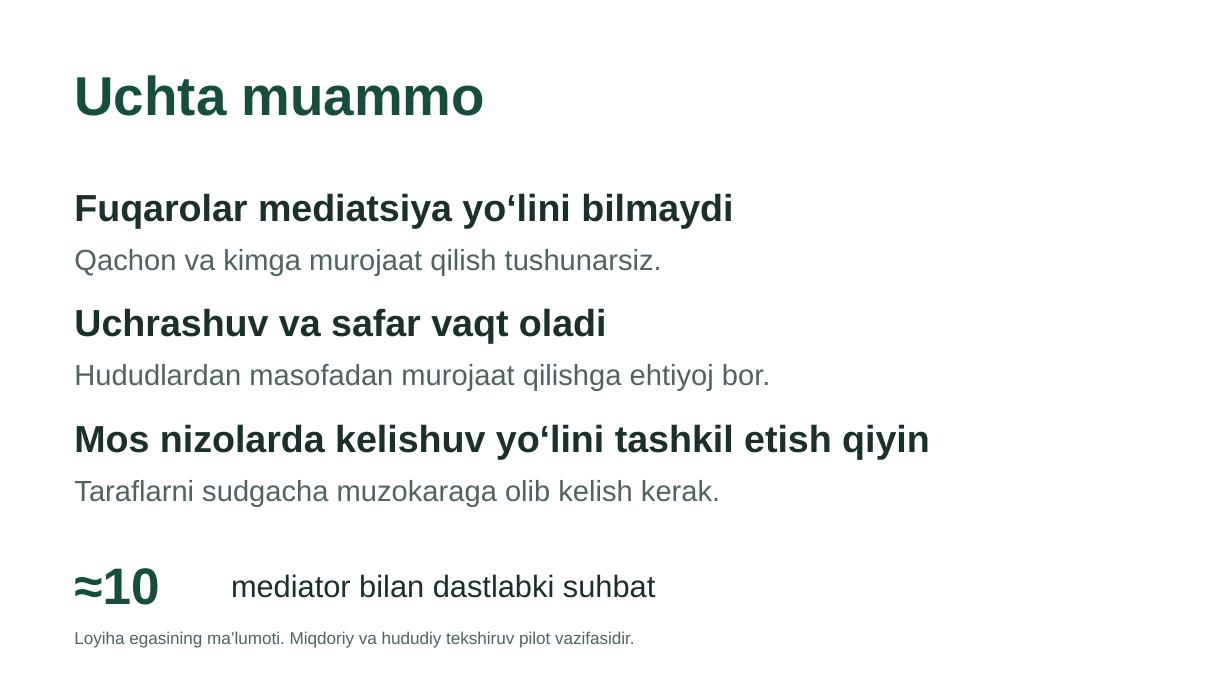
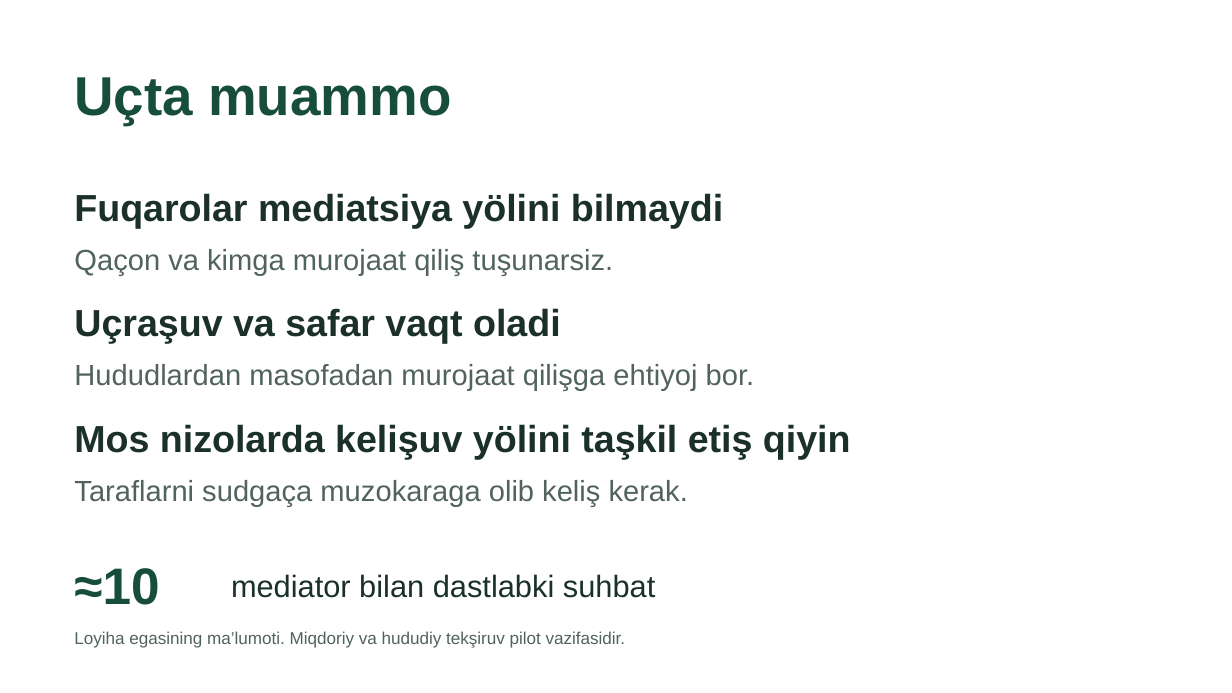
Before and after one commit to Albeerte/kelishuv-ai, a slide deck: slide 3 of docs/presentation/Kelishuv-LexHackathon-2026.pptx. Drawn at 1232x693 pixels with LibreOffice and Linux fonts; fonts in the diff are those of the drawing. Boxes give left, top, right and bottom in pixels: in the first picture for what was removed or moved away, otherwise in the second. Text is boxed around its words. In the diff, an @@ line names an element or a change of style, - is before the commit and + after.

```diff
--- a/docs/presentation/Kelishuv-LexHackathon-2026.pptx
+++ b/docs/presentation/Kelishuv-LexHackathon-2026.pptx
@@ text at bbox=[74, 77, 451, 124]: text changed @@
-Uchta muammo
+Uçta muammo
@@ text at bbox=[74, 193, 723, 228]: text changed @@
-Fuqarolar mediatsiya yo‘lini bilmaydi
+Fuqarolar mediatsiya yölini bilmaydi
@@ text at bbox=[74, 249, 613, 275]: text changed @@
-Qachon va kimga murojaat qilish tushunarsiz.
+Qaçon va kimga murojaat qiliş tuşunarsiz.
@@ text at bbox=[74, 308, 561, 344]: text changed @@
-Uchrashuv va safar vaqt oladi
+Uçraşuv va safar vaqt oladi
@@ text at bbox=[74, 364, 755, 390]: text changed @@
-Hududlardan masofadan murojaat qilishga ehtiyoj bor.
+Hududlardan masofadan murojaat qilişga ehtiyoj bor.
@@ text at bbox=[74, 424, 851, 459]: text changed @@
-Mos nizolarda kelishuv yo‘lini tashkil etish qiyin
+Mos nizolarda kelişuv yölini taşkil etiş qiyin
@@ text at bbox=[74, 480, 688, 506]: text changed @@
-Taraflarni sudgacha muzokaraga olib kelish kerak.
+Taraflarni sudgaça muzokaraga olib keliş kerak.
@@ text at bbox=[74, 631, 626, 648]: text changed @@
-Loyiha egasining ma’lumoti. Miqdoriy va hududiy tekshiruv pilot vazifasidir.
+Loyiha egasining ma’lumoti. Miqdoriy va hududiy tekşiruv pilot vazifasidir.
```
Also in this commit, not shown: 7 other slides changed, 59 other files.
